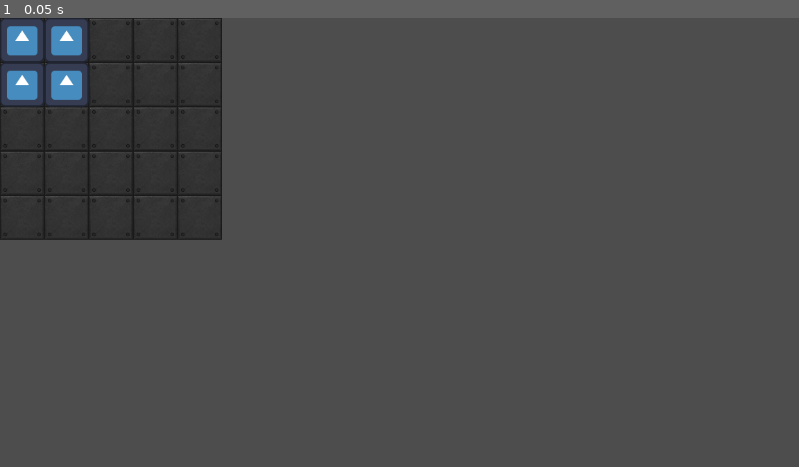
Above: before the commit, frame 1.
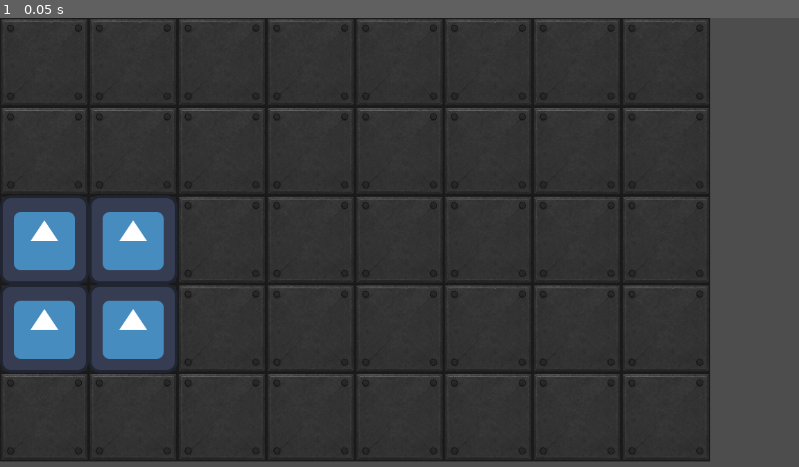
Above: after the commit, the same moment.

Repository: poxopox/inventory
Game: Godot game, scene res://Inventory.tscn
The game is run twice, just before and just after one commit, with the same random seed, the same clock (stepped at 60 frames per second) and the same inputs. The engine's default icon, where the game draws it, is replaced by a stand-in: a white triangle on a blue panel in a dark square.
Inputs:
- Up to frame 1 (0.05 s): no input

The runs differ from the first frame. In frame 1, 60% of the frame differs, in the area x 0-89%, y 0-99%.

Commit message:
updated to allow dropping on empty tile (although broken)

Diff:
--- a/Item.tscn
+++ b/Item.tscn
@@ -1,10 +1,17 @@
-[gd_scene load_steps=2 format=3 uid="uid://illrduqu38ed"]
+[gd_scene load_steps=3 format=3 uid="uid://illrduqu38ed"]
 
 [ext_resource type="Script" path="res://item.gd" id="1_l35gk"]
 
-[node name="Item" type="Control"]
-layout_mode = 3
-anchors_preset = 0
+[sub_resource type="Theme" id="Theme_d5jj0"]
+
+[node name="Item" type="PanelContainer"]
+size_flags_horizontal = 4
+size_flags_vertical = 4
+theme = SubResource("Theme_d5jj0")
 script = ExtResource("1_l35gk")
 
+[node name="TileContainer" type="Control" parent="."]
+layout_mode = 2
+mouse_filter = 1
+
 [node name="AudioStreamPlayer2D" type="AudioStreamPlayer2D" parent="."]
--- a/Tile.gd
+++ b/Tile.gd
@@ -1,39 +1,30 @@
-extends Container
+extends Control
 class_name Tile
-var tap_sound_res = preload("res://tap.ogg")
-var _col: int     = 0
+
+var _col: int
 @export var tile_size: int
-
 @export var col: int :
 	get:
 		return _col
 	set(num):
-		self.position.x = num * tile_size;
 		_col = num
-var _row: int = 0
+var _row: int
 @export var row: int :
 	get:
 		return _row
 	set(num):
-		self.position.y = num * tile_size;
 		_row = num
-var dragging: bool = false;
-
 func _ready () -> void:
 	var texture_size = $Sprite2D.texture.get_size()
 	var scale_x = tile_size / texture_size[0]
 	var scale_y = tile_size / texture_size[1]
 	$Sprite2D.scale = Vector2(scale_x, scale_y)
+	mouse_filter = MOUSE_FILTER_PASS
 	set_custom_minimum_size(Vector2(tile_size, tile_size))
-	self.position = Vector2(col * tile_size, row * tile_size)
-
 
 func _process(delta: float) -> void:
-	if dragging:
-		$Sprite2D.self_modulate.a = 0.1
-	else:
-		$Sprite2D.self_modulate.a = 1
+	pass
 
 #func _can_drop_data(at_position: Vector2, data: Variant) -> bool:
-	#print("Variant" + str(at_position) + " " + str(data))
+	#print("Tile Variant" + str(at_position) + " " + str(data))
 	#return true
--- a/Tile.tscn
+++ b/Tile.tscn
@@ -3,14 +3,12 @@
 [ext_resource type="Script" path="res://Tile.gd" id="1_lp00o"]
 [ext_resource type="Texture2D" uid="uid://bldd07ue0vso" path="res://icon.svg" id="2_srqn4"]
 
-[node name="Tile" type="Container"]
-anchors_preset = 15
-anchor_right = 1.0
-anchor_bottom = 1.0
-offset_right = -1152.0
-offset_bottom = -648.0
-grow_horizontal = 2
-grow_vertical = 2
+[node name="Tile" type="Control"]
+layout_mode = 3
+anchors_preset = 0
+size_flags_horizontal = 0
+size_flags_vertical = 0
+mouse_filter = 1
 script = ExtResource("1_lp00o")
 
 [node name="Sprite2D" type="Sprite2D" parent="."]
--- a/empty_tile.gd
+++ b/empty_tile.gd
@@ -1,5 +1,5 @@
 extends Control
-class_name EmtpyTile
+class_name EmptyTile
 
 var _tile_size: int
 @export var tile_size: int:
@@ -11,6 +11,7 @@
 		var scale_x = tile_size / texture_size[0]
 		var scale_y = tile_size / texture_size[1]
 		$Sprite2D.scale = Vector2(scale_x, scale_y)
+		custom_minimum_size = Vector2(tile_size, tile_size)
 var _col: int = 0
 @export var col: int :
 	get:
@@ -30,11 +31,25 @@
 # Called when the node enters the scene tree for the first time.
 func _ready() -> void:
 	self.position = Vector2(col * tile_size, row * tile_size)
+	mouse_filter = Control.MOUSE_FILTER_STOP
 
 
 # Called every frame. 'delta' is the elapsed time since the previous frame.
 func _process(delta: float) -> void:
 	pass
+func _drop_data(at_position: Vector2, data: Variant) -> void:
+	print("Dropping item on empty tile at col:", col, "row:", row)
+	# Check if the dropped data is an Item
+	if data is Item:
+		var item: Item = data as Item
+		# Move the item to this empty tile's position
+		item.col = col
+		item.row = row
+		print("Item moved to position:", col, ":", row)
 
 func _can_drop_data(at_position: Vector2, data: Variant) -> bool:
-	return true
+	# Only accept Item objects
+	if data is Item:
+		print("Can drop item on empty tile at col:", col, "row:", row)
+		return true
+	return false
--- a/inventory.gd
+++ b/inventory.gd
@@ -4,18 +4,18 @@
 var empty_tile_scene: PackedScene = preload("res://EmptyTile.tscn")
 var item_scene: PackedScene       = preload("res://Item.tscn")
 
-@export var cols: int                     = 5
+@export var cols: int                     = 8
 @export var rows: int                     = 5
 
-@export var tile_size: int = 64
+@export var tile_size: int = 128
 
 func set_tile(col: int, row: int):
 	var tile: Tile = tile_scene.instantiate();
 	tile.name = 'Tile'+ str(col) + ':' + str(row);
 	tile.col = col
 	tile.row = row
+	tile.position = Vector2(10, 10)
 	add_child(tile)
-
 
 func set_item(col: int, row: int):
 	var item: Item = item_scene.instantiate();
@@ -23,13 +23,14 @@
 	item.col = col
 	item.row = row
 	item.tile_size = tile_size
+	item.position = Vector2(tile_size * col, tile_size * row)
 	add_child(item)
 
 # Called when the node enters the scene tree for the first time.
 func _ready() -> void:
 	for row in rows:
 		for col in cols:
-			var emtpy_tile: EmtpyTile = empty_tile_scene.instantiate()
+			var emtpy_tile: EmptyTile = empty_tile_scene.instantiate()
 			emtpy_tile.col = col
 			emtpy_tile.row = row
 			emtpy_tile.tile_size = tile_size
@@ -40,3 +41,6 @@
 # Called every frame. 'delta' is the elapsed time since the previous frame.
 func _process(delta: float) -> void:
 	pass
+func _can_drop_data(at_position: Vector2, data: Variant) -> bool:
+	print("Inventory Variant" + str(at_position) + " " + str(data))
+	return true
--- a/item.gd
+++ b/item.gd
@@ -1,4 +1,4 @@
-extends Control
+extends PanelContainer
 class_name Item
 
 @export var item_size: Vector2 = Vector2(2, 2)
@@ -14,19 +14,18 @@
 
 var dragging: bool = false;
 
-var _col: int = 0
+var _col: int
 @export var col: int :
 	get:
 		return _col
 	set(num):
 		self.position.x = num * tile_size;
 		_col = num
-var _row: int = 0
+var _row: int
 @export var row: int :
 	get:
 		return _row
 	set(num):
-		self.position.y = num * tile_size;
 		_row = num
 
 func set_tile(col: int, row: int):
@@ -35,47 +34,56 @@
 	tile.tile_size = tile_size
 	tile.col = col
 	tile.row = row
-	add_child(tile)
+	$TileContainer.add_child(tile)
+	tile.position = Vector2(tile_size * col, tile_size * row)
+
+
 
 # Called when the node enters the scene tree for the first time.
 func _ready() -> void:
 	custom_minimum_size = Vector2(tile_size * item_size[0], tile_size * item_size[1])
-	for row in range(0, item_size[0]):
-		for col in range(0, item_size[1]):
-			set_tile(col, row)
+	for row_idx in range(0, item_size[0]):
+		for col_idx in range(0, item_size[1]):
+			set_tile(col_idx, row_idx)
 
 # Called every frame. 'delta' is the elapsed time since the previous frame.
 func _process(delta: float) -> void:
 	if dragging:
-		for child in get_children():
+		for child in $TileContainer.get_children():
 			if child is Tile:
-				print(child)
-				child.self_modulate.a = 0.5
+				child.get_node("Sprite2D").self_modulate.a = 0.5
+	else:
+		for child in $TileContainer.get_children():
+			if child is Tile:
+				child.get_node("Sprite2D").self_modulate.a = 1
 
 #func _drop_data(at_position: Vector2, data: Variant) -> void:
+	#print("_drop_data", at_position, data)
 	#dragging = false
-#func _can_drop_data(at_position: Vector2, data: Variant) -> bool:
-	#return true
+func _can_drop_data(at_position: Vector2, data: Variant) -> bool:
+	print("_can_drop_data", at_position, data)
+	return true
 func _on_tree_exiting() -> void:
 	dragging = false
 func _get_drag_data(position) -> Item:
 	dragging = true
+	Input.set_mouse_mode(Input.MOUSE_MODE_CONFINED_HIDDEN)
 	if $AudioStreamPlayer2D:
 		$AudioStreamPlayer2D.stream = tap_sound_res
 		$AudioStreamPlayer2D.pitch_scale = 2
 		$AudioStreamPlayer2D.play()
-	var preview: Node = self.duplicate()
+	var preview: Node = self.duplicate(true)
 	var control       = Control.new()
 	control.add_child(preview)
 	var size: Vector2 = custom_minimum_size
 	var x: float      = size[0]
 	var y: float = size[1]
 	preview.position = Vector2(-(x/2), -(y/2))
-	control.connect("tree_exited", self._on_tree_exiting)
-	set_drag_preview(self.duplicate())
+	set_drag_preview(control)
 	return self
 
 func _notification(notification_type):
 	match notification_type:
 		NOTIFICATION_DRAG_END:
+			Input.set_mouse_mode(Input.MOUSE_MODE_VISIBLE)
 			dragging = false
